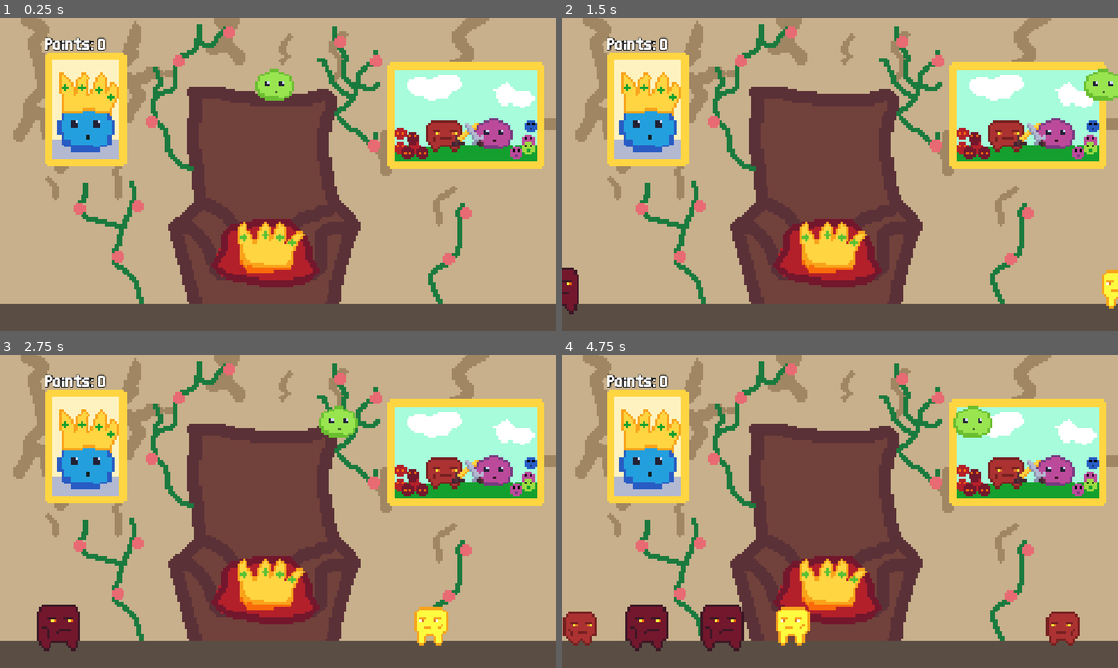
Above: before the commit, frames 1-4 (two rows, left to right).
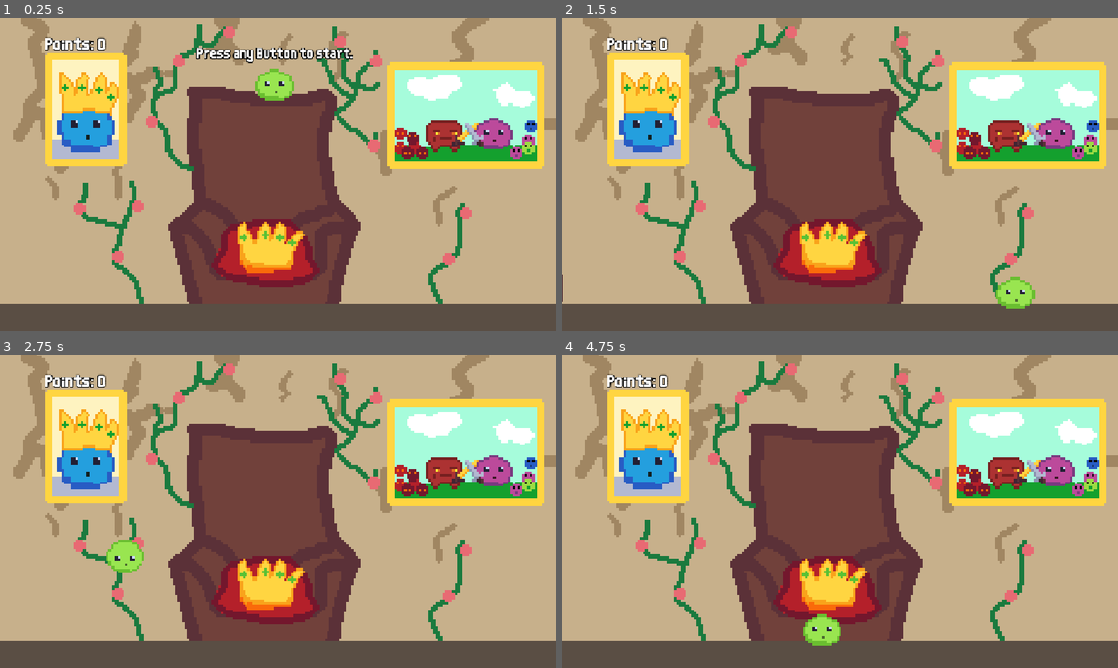
Above: after the commit, the same moments.

Repository: gnampfkuchen-oss/King-of-Blob
Game: Godot game, scene res://Scenes/main.tscn
Two runs of this game, one before a commit and one after it. Both use one fixed random seed, a clock stepped at 60 frames per second and the inputs below. Sound files missing from this copy of the repository are replaced by a short silence.
Inputs:
- Up to frame 1 (0.25 s): no input
- Up to frame 2 (1.5 s): tap Enter at 0.5 s; hold Right (right) from 0.53 s (still down); tap Tab (upgrades) at 0.77 s
- Up to frame 3 (2.75 s): tap Tab (upgrades) at 1.52 s; release Right (right) at 2.03 s; hold Left (left) from 2.03 s (still down)
- Up to frame 4 (4.75 s): release Left (left) at 2.78 s; hold Right (right) 2.78-4.28 s; tap Tab (upgrades) at 3.02, 3.77, 4.52 s; hold Left (left) from 4.28 s (still down)

The runs differ from the first frame. In frame 1, 0.9% of the frame differs, in the area x 35-64%, y 9-15%; in frame 2, 1.8%; in frame 3, 2.7%; in frame 4, 4.8%, in the area x 0-94%, y 16-95%.

Commit message:
wef

Diff:
--- a/new-game-project/Scenes/audio_stream_player.tscn
+++ b/new-game-project/Scenes/audio_stream_player.tscn
@@ -3,6 +3,7 @@
 [ext_resource type="AudioStream" uid="uid://drino3ieo7xou" path="res://Assets/Sounds/music.mp3" id="1_px1li"]
 
 [node name="AudioStreamPlayer" type="AudioStreamPlayer" unique_id=222983737]
+process_mode = 3
 stream = ExtResource("1_px1li")
 autoplay = true
 parameters/looping = true
--- a/new-game-project/Scenes/player.tscn
+++ b/new-game-project/Scenes/player.tscn
@@ -4,6 +4,9 @@
 [ext_resource type="Texture2D" uid="uid://diephcaohucgu" path="res://Assets/Graphics/blob.png" id="2_6t5aa"]
 [ext_resource type="Texture2D" uid="uid://ctb5onwys6mhx" path="res://Assets/Graphics/blobdown.png" id="3_vgqql"]
 [ext_resource type="Texture2D" uid="uid://de7uy2eqxw0pp" path="res://Assets/Graphics/blobup.png" id="4_fkybt"]
+[ext_resource type="AudioStream" uid="uid://beecanm6he4i7" path="res://Assets/Sounds/smash.mp3" id="5_fkybt"]
+[ext_resource type="AudioStream" uid="uid://dlk2uh0q8i5q" path="res://Assets/Sounds/lose.mp3" id="6_x3wgy"]
+[ext_resource type="FontFile" uid="uid://b65vgsjbe3pqt" path="res://Assets/Thin Sans.ttf" id="7_3smsa"]
 
 [sub_resource type="CapsuleShape2D" id="CapsuleShape2D_ejmsa"]
 radius = 36.0
@@ -59,5 +62,24 @@
 scale = Vector2(5, 5)
 sprite_frames = SubResource("SpriteFrames_ejmsa")
 
+[node name="smash" type="AudioStreamPlayer" parent="." unique_id=550858879]
+stream = ExtResource("5_fkybt")
+pitch_scale = 1.5
+
+[node name="lose" type="AudioStreamPlayer" parent="." unique_id=1630463968]
+process_mode = 3
+stream = ExtResource("6_x3wgy")
+volume_db = 17.333
+
+[node name="hint" type="Label" parent="." unique_id=137128056]
+offset_left = -161.0
+offset_top = -89.0
+offset_right = 163.0
+offset_bottom = -49.0
+theme_override_constants/outline_size = 8
+theme_override_fonts/font = ExtResource("7_3smsa")
+text = "Press any Button to start."
+
 [connection signal="area_entered" from="Area2D" to="." method="_on_area_2d_area_entered"]
 [connection signal="body_entered" from="Area2D" to="." method="_on_area_2d_body_entered"]
+[connection signal="finished" from="lose" to="." method="_on_lose_finished"]
--- a/new-game-project/Scenes/ui.tscn
+++ b/new-game-project/Scenes/ui.tscn
@@ -2,7 +2,6 @@
 
 [ext_resource type="FontFile" uid="uid://b65vgsjbe3pqt" path="res://Assets/Thin Sans.ttf" id="1_jxero"]
 [ext_resource type="Script" uid="uid://c2yqybr8u0cd" path="res://Scripts/ui.gd" id="1_nf4gj"]
-[ext_resource type="Texture2D" uid="uid://ciqkc75xfgten" path="res://Assets/Graphics/menu.png" id="2_qdvrb"]
 [ext_resource type="Texture2D" uid="uid://bk75j7xl8dcxq" path="res://Assets/Graphics/tronesaal.png" id="4_2246s"]
 
 [node name="UI" type="CanvasLayer" unique_id=299683093]
@@ -35,44 +34,6 @@
 theme_override_font_sizes/font_size = 20
 text = "0"
 
-[node name="Upgrades" type="Container" parent="." unique_id=1971303137]
-anchors_preset = 8
-anchor_left = 0.5
-anchor_top = 0.5
-anchor_right = 0.5
-anchor_bottom = 0.5
-offset_left = -488.0
-offset_top = -288.0
-offset_right = 488.0
-offset_bottom = 288.0
-grow_horizontal = 2
-grow_vertical = 2
-
-[node name="Menu" type="Sprite2D" parent="Upgrades" unique_id=527185224]
-position = Vector2(488.99994, 287)
-scale = Vector2(5, 5)
-texture = ExtResource("2_qdvrb")
-
-[node name="Title" type="Label" parent="." unique_id=731831277]
-anchors_preset = 8
-anchor_left = 0.5
-anchor_top = 0.5
-anchor_right = 0.5
-anchor_bottom = 0.5
-offset_left = -112.0
-offset_top = -300.0
-offset_right = 109.0
-offset_bottom = -225.0
-grow_horizontal = 2
-grow_vertical = 2
-size_flags_horizontal = 6
-theme_override_constants/outline_size = 7
-theme_override_fonts/font = ExtResource("1_jxero")
-theme_override_font_sizes/font_size = 30
-text = "Upgrades:"
-horizontal_alignment = 1
-vertical_alignment = 1
-
 [node name="CanvasLayer" type="CanvasLayer" parent="." unique_id=1763689367]
 layer = -1
 
--- a/new-game-project/Scenes/won.tscn
+++ b/new-game-project/Scenes/won.tscn
@@ -1,9 +1,10 @@
 [gd_scene format=3 uid="uid://ctjbxc30ymg44"]
 
-[ext_resource type="Script" uid="uid://435pg33xokjp" path="res://Scripts/won.gd" id="1_jif8x"]
+[ext_resource type="Script" uid="uid://435pg33xokjp" path="res://Scripts/won.gd" id="1_d780e"]
 [ext_resource type="Texture2D" uid="uid://cuk6qiaxgsvlj" path="res://Assets/Graphics/tronesaawon1.png" id="2_d780e"]
 [ext_resource type="Texture2D" uid="uid://bs7yiqvw2637m" path="res://Assets/Graphics/tronesaawon2.png" id="3_3eqmr"]
 [ext_resource type="FontFile" uid="uid://b65vgsjbe3pqt" path="res://Assets/Thin Sans.ttf" id="4_0wrid"]
+[ext_resource type="AudioStream" uid="uid://csfjaw6jhejve" path="res://Assets/Sounds/win.mp3" id="5_d780e"]
 
 [sub_resource type="SpriteFrames" id="SpriteFrames_ejmsa"]
 animations = [{
@@ -39,3 +40,19 @@
 theme_override_fonts/font = ExtResource("4_0wrid")
 theme_override_font_sizes/font_size = 14
 text = "You are King of Blob!"
+
+[node name="AudioStreamPlayer" type="AudioStreamPlayer" parent="." unique_id=300867352]
+stream = ExtResource("5_d780e")
+volume_db = 10.035
+autoplay = true
+
+[node name="Label2" type="Label" parent="." unique_id=126231077]
+offset_left = -105.8
+offset_top = 47.59999
+offset_right = 106.2
+offset_bottom = 87.59999
+theme_override_constants/outline_size = 6
+theme_override_fonts/font = ExtResource("4_0wrid")
+theme_override_font_sizes/font_size = 5
+text = "A Game by Jurek, Jakob and Elias    Thank you for Playing!"
+horizontal_alignment = 1
--- a/new-game-project/Scripts/boss.gd
+++ b/new-game-project/Scripts/boss.gd
@@ -13,6 +13,7 @@
 func _process(delta: float) -> void:
 	if (position.x >= 1150):
 		speed = speed * -1
+		$AnimatedSprite2D.flip_h = true
 	elif (position.x <= 0):
 		speed = speed * -1
 	position.x += speed * delta
@@ -23,6 +24,8 @@
 
 		if lifes <= 0:
 			$AnimatedSprite2D.play("smashed")
+			Musik.stop()
 			get_tree().paused = true
 			await get_tree().create_timer(1.5).timeout
+			get_tree().paused = false
 			get_tree().change_scene_to_file("res://Scenes/won.tscn")
--- a/new-game-project/Scripts/main.gd
+++ b/new-game-project/Scripts/main.gd
@@ -13,7 +13,7 @@
 # Called every frame. 'delta' is the elapsed time since the previous frame.
 func _process(_delta: float) -> void:
 	$UI/Points/Points.text = str(points)
-	if (points >= 15) and (not spawned):
+	if (points >= 25) and (not spawned):
 		var enemy_instance = BOSS_SCENE.instantiate()
 		enemy_instance.position = Vector2(1000, 600 - 20)
 		add_child(enemy_instance)
--- a/new-game-project/Scripts/player.gd
+++ b/new-game-project/Scripts/player.gd
@@ -8,7 +8,8 @@
 # Called when the node enters the scene tree for the first time.
 func _ready() -> void:
 	gravity = 0
-	await get_tree().create_timer(5).timeout
+	while not Input.is_anything_pressed(): await get_tree().process_frame
+	$hint.hide()
 	gravity = 17
 
 # Called every frame. 'delta' is the elapsed time since the previous frame.
@@ -36,15 +37,12 @@
 
 func _on_area_2d_body_entered(body: Node2D) -> void:
 	if body.name == "Arena":
-		get_tree().call_deferred("reload_current_scene")
-		#position = Vector2(550, 180)
-		#velocity.y = 0
-		#gravity = 0
-		#while not Input.is_anything_pressed(): await get_tree().process_frame
-		#gravity = 18
+		get_tree().paused = true
+		$lose.play()
 
 
 func _on_area_2d_area_entered(area: Area2D) -> void:
+	$smash.play()
 	if area.is_in_group("enemy1"):
 		bouncefunc(600)
 		point.emit()
@@ -62,3 +60,8 @@
 func clamp_to_screen() -> void:
 	var rect := get_viewport_rect()
 	position.x = clamp(position.x, 0.0, rect.size.x - 50)
+
+
+func _on_lose_finished() -> void:
+	get_tree().paused = false
+	get_tree().call_deferred("reload_current_scene")
--- a/new-game-project/Scripts/won.gd
+++ b/new-game-project/Scripts/won.gd
@@ -3,4 +3,6 @@
 
 # Called when the node enters the scene tree for the first time.
 func _ready() -> void:
+	Musik.stop()
 	$Animation.play("won")
+	$AudioStreamPlayer.play()
--- a/new-game-project/project.godot
+++ b/new-game-project/project.godot
@@ -18,7 +18,7 @@
 [autoload]
 
 Global="*uid://du61kcsc8xa3f"
-AudioStreamPlayerGlobal="*uid://dsu6oup1v63dy"
+Musik="*uid://dsu6oup1v63dy"
 
 [display]
 
Binary file removed: new-game-project/Assets/Graphics/Restart.png
Not shown, removed: new-game-project/Assets/Graphics/Restart.png.import
Binary file removed: new-game-project/Assets/Graphics/menu.png
Not shown, removed: new-game-project/Assets/Graphics/menu.png.import
Not shown, added: new-game-project/Assets/Sounds/lose.mp3.import
Not shown, added: new-game-project/Assets/Sounds/smash.mp3.import
Not shown, added: new-game-project/Assets/Sounds/win.mp3.import
Not shown: 1 places in new-game-project/Scenes/won.tscn that only renumber resources
Not shown, added: new-game-project/Assets/Sounds/lose.mp3
Not shown, added: new-game-project/Assets/Sounds/smash.mp3
Not shown, added: new-game-project/Assets/Sounds/win.mp3
